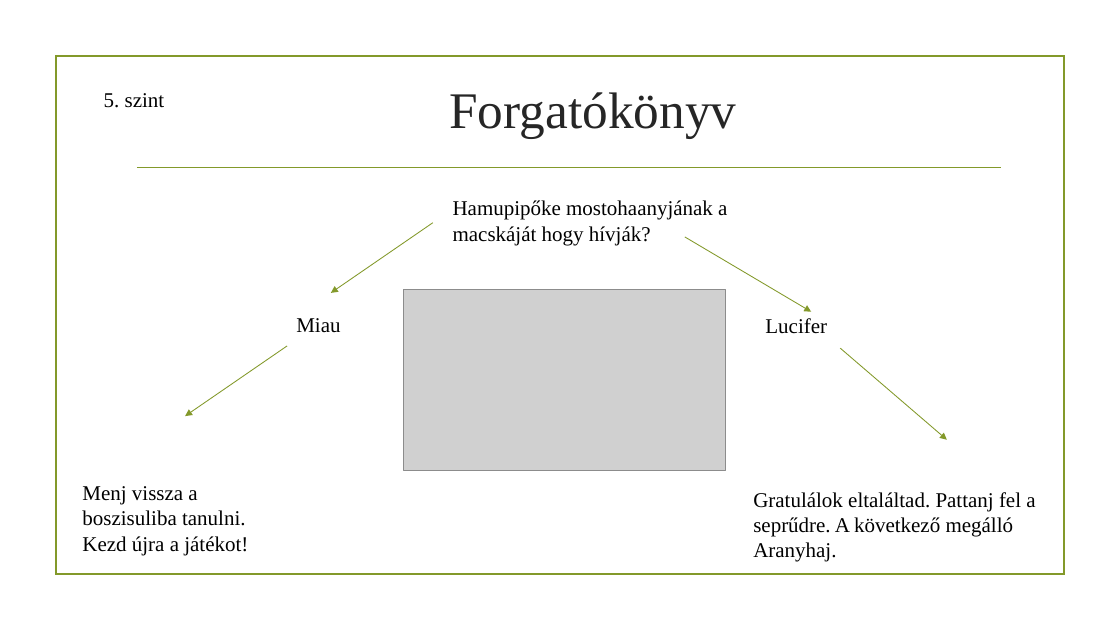
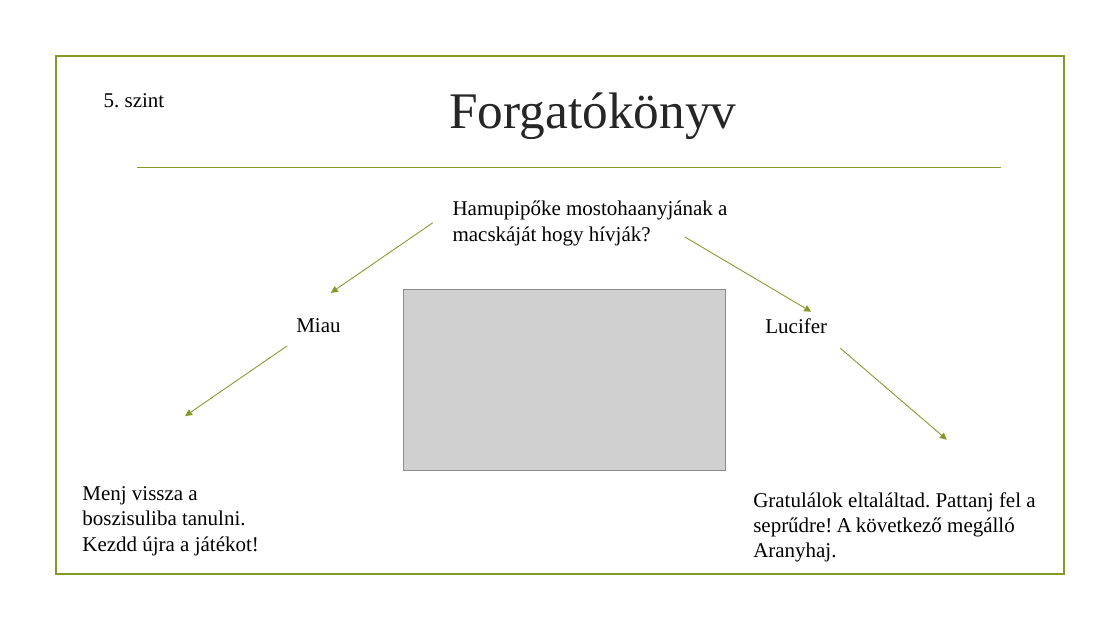
Before and after one commit to mia780/projektmunka, a slide deck: slide 8 of Projektmunka.pptx. Drawn at 1120x630 pixels with LibreOffice and Linux fonts; fonts in the diff are those of the drawing; grey boxes stand for pictures; background and template pictures are left out. Boxes give left, top, right and bottom in pixels: in the first picture for what was removed or moved away, otherwise in the second. Text is boxed around its words. In the diff, an @@ line names an element or a change of style, - is before the commit and + after.

```diff
--- a/Projektmunka.pptx
+++ b/Projektmunka.pptx
@@ text at [82, 486, 259, 555]: text changed @@
-Menj vissza a boszisuliba tanulni. Kezd újra a játékot!
+Menj vissza a boszisuliba tanulni. Kezdd újra a játékot!
@@ text at [753, 492, 1035, 537]: text changed @@
-Gratulálok eltaláltad. Pattanj fel a seprűdre. A következő megálló
+Gratulálok eltaláltad. Pattanj fel a seprűdre! A következő megálló
```
Also in this commit, not shown: 8 other slides changed.
